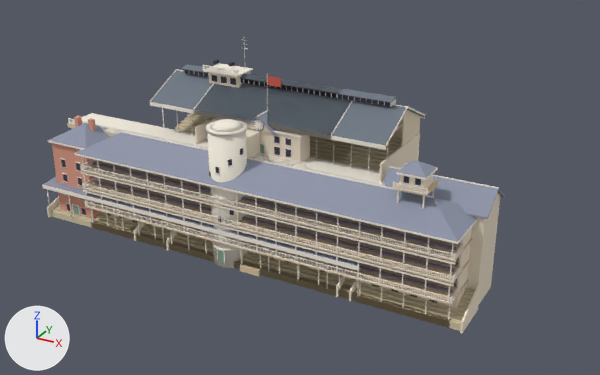
The glTF model assets/models/architecture/newbury_kit.glb: old version first, new version second.
The view is the same before and after, from a 50 mm camera at (76.6, -112.5, 74.4) aimed at (11.1, 6.6, 14.8). Arrows for +X, +Y and +Z are at lower left; the lights stay in place. The picture after the commit comes second.

The first picture shows 'newbury_glass_stand', 'newbury_kink_joint', 'newbury_kink_left', 'newbury_kink_right', 'newbury_main_stand', 'newbury_old_stand'.
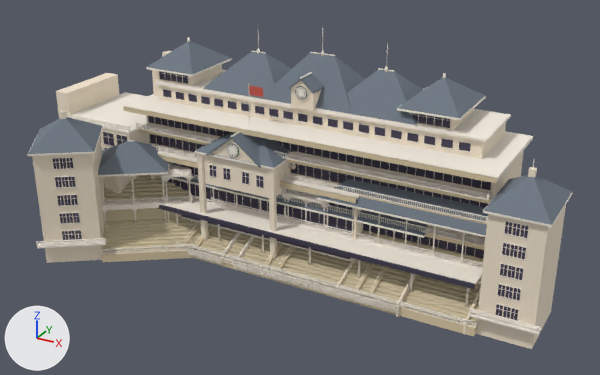
Boxes [x1, y1, x2, y2] around the edits, measured in the pictures (600 x 375 px):
'newbury_pagoda_stand', added: after [56, 33, 533, 334]
    faces in mat_rm_trim (white #f7efe2): [67, 33, 533, 307]
    faces in mat_rm_roof (greyish blue #6e7883): [147, 41, 485, 125]
    faces in mat_rm_glass (greyish purple #3f3a4d): [100, 71, 491, 289]
    faces in mat_nb_paint (pale yellow #f4e6d0): [56, 51, 524, 334]
    faces in mat_rm_podium (beige #dccaa8): [123, 106, 498, 297]
'newbury_kinked_stand2', added: after [27, 83, 573, 349]
    faces in mat_nb_paint (pale yellow #f4e6d0): [32, 111, 566, 349]
    faces in mat_rm_steps (beige #d3c6a6): [102, 175, 483, 334]
    faces in mat_rm_roof (greyish blue #6e7883): [28, 117, 573, 235]
    faces in mat_rm_trim (white #f7efe2): [27, 99, 573, 335]
    faces in mat_rm_podium (beige #dccaa8): [102, 249, 476, 337]
'newbury_old_stand', deleted: before [48, 115, 477, 328]
    faces in mat_rm_slate (grey #8f95a8): [48, 123, 477, 242]
    faces in mat_nb_deck (beige #dcc4a2): [81, 160, 473, 328]
    faces in mat_rm_trim (white #f7efe2): [48, 131, 477, 320]
    faces in mat_rm_bench (grey #857f96): [93, 161, 459, 293]
    faces in mat_rm_brick (beige #dc9c86): [52, 115, 101, 218]
'newbury_main_stand', deleted: before [42, 74, 505, 334]
'newbury_kink_right', deleted: before [126, 40, 425, 301]
    faces in mat_rm_roof (greyish blue #6e7883): [151, 64, 425, 147]
    faces in mat_rm_steps (beige #d3c6a6): [126, 113, 402, 300]
    faces in mat_rm_trim (white #f7efe2): [150, 63, 425, 172]
    faces in mat_nb_paint (pale yellow #f4e6d0): [209, 71, 420, 301]
    faces in mat_rm_glass (greyish purple #3f3a4d): [184, 62, 396, 107]
'newbury_kink_left', deleted: before [166, 74, 355, 285]
    faces in mat_rm_roof (greyish blue #6e7883): [194, 74, 352, 135]
    faces in mat_rm_steps (beige #d3c6a6): [169, 136, 355, 285]
    faces in mat_nb_paint (pale yellow #f4e6d0): [166, 118, 220, 250]
    faces in mat_rm_trim (white #f7efe2): [194, 80, 353, 139]
'newbury_kink_joint', deleted: before [206, 119, 260, 268]
    faces in mat_rm_drum (white #f6efe0): [207, 119, 247, 268]
    faces in mat_rm_cream (pale yellow #efe3cd): [246, 129, 260, 159]
    faces in mat_rm_trim (white #f7efe2): [206, 120, 247, 263]
'newbury_lookout_stand', added: after [103, 149, 427, 317]
    faces in mat_rm_trim (white #f7efe2): [115, 152, 426, 311]
    faces in mat_rm_roof (greyish blue #6e7883): [160, 149, 427, 236]
    faces in mat_nb_paint (pale yellow #f4e6d0): [103, 176, 416, 317]
'newbury_glass_stand', unchanged, uncovered by the edit: before [134, 222, 346, 297]; after [151, 145, 363, 289]

Patch to the scene script:
```diff
--- a/assets/models/architecture/newbury_kit.glb.py
+++ b/assets/models/architecture/newbury_kit.glb.py
@@ ob_newbury_kink_right @@
-ob_newbury_kink_right = bpy.data.objects.new('newbury_kink_right', me_newbury_kink_right)
@@ ob_newbury_kink_left @@
-ob_newbury_kink_left = bpy.data.objects.new('newbury_kink_left', me_newbury_kink_left)
@@ ob_newbury_kink_joint @@
-ob_newbury_kink_joint = bpy.data.objects.new('newbury_kink_joint', me_newbury_kink_joint)
@@ ob_newbury_main_stand @@
-ob_newbury_main_stand = bpy.data.objects.new('newbury_main_stand', me_newbury_main_stand)
@@ ob_newbury_old_stand @@
-ob_newbury_old_stand = bpy.data.objects.new('newbury_old_stand', me_newbury_old_stand)
@@ ob_newbury_lookout_stand @@
+ob_newbury_lookout_stand = bpy.data.objects.new('newbury_lookout_stand', me_newbury_lookout_stand)  # 12825 vertices, 13512 faces; spans x -33.7..34.8, y -1.0..19.6, z -1.0..24.1; in mat_rm_steps (beige #d3c6a6), mat_rm_trim (white #f7efe2), mat_nb_paint (pale yellow #f4e6d0), mat_rm_glass (greyish purple #3f3a4d), mat_rm_roof (greyish blue #6e7883), mat_nb_deck (beige #dcc4a2)
+ob_newbury_lookout_stand.location = (0.0, 0.0, 0.0)
@@ ob_newbury_kinked_stand2 @@
+ob_newbury_kinked_stand2 = bpy.data.objects.new('newbury_kinked_stand2', me_newbury_kinked_stand2)  # 11087 vertices, 15793 faces; spans x -38.9..56.8, y -17.1..17.8, z -1.0..32.1; in mat_rm_steps (beige #d3c6a6), mat_rm_trim (white #f7efe2), mat_rm_podium (beige #dccaa8), mat_nb_paint (pale yellow #f4e6d0), mat_rm_glass (greyish purple #3f3a4d), mat_rm_roof (greyish blue #6e7883), mat_nb_clock_dark (dark grey #2a2c30), mat_nb_clock_face (white #fbf5ea), mat_rm_gilt (orange #c8a466), mat_nb_flagcloth (red #c9584a)
+ob_newbury_kinked_stand2.location = (0.0, 0.0, 0.0)
@@ ob_newbury_pagoda_stand @@
+ob_newbury_pagoda_stand = bpy.data.objects.new('newbury_pagoda_stand', me_newbury_pagoda_stand)  # 14816 vertices, 19456 faces; spans x -45.2..46.5, y -0.6..26.3, z -1.0..41.3; in mat_rm_steps (beige #d3c6a6), mat_rm_podium (beige #dccaa8), mat_rm_iron (white #f6f0e1), mat_rm_trim (white #f7efe2), mat_rm_glass (greyish purple #3f3a4d), mat_nb_paint (pale yellow #f4e6d0), mat_rm_roof (greyish blue #6e7883), mat_nb_clock_dark (dark grey #2a2c30), mat_nb_clock_face (white #fbf5ea)
+ob_newbury_pagoda_stand.location = (0.0, 0.0, 0.0)
```
